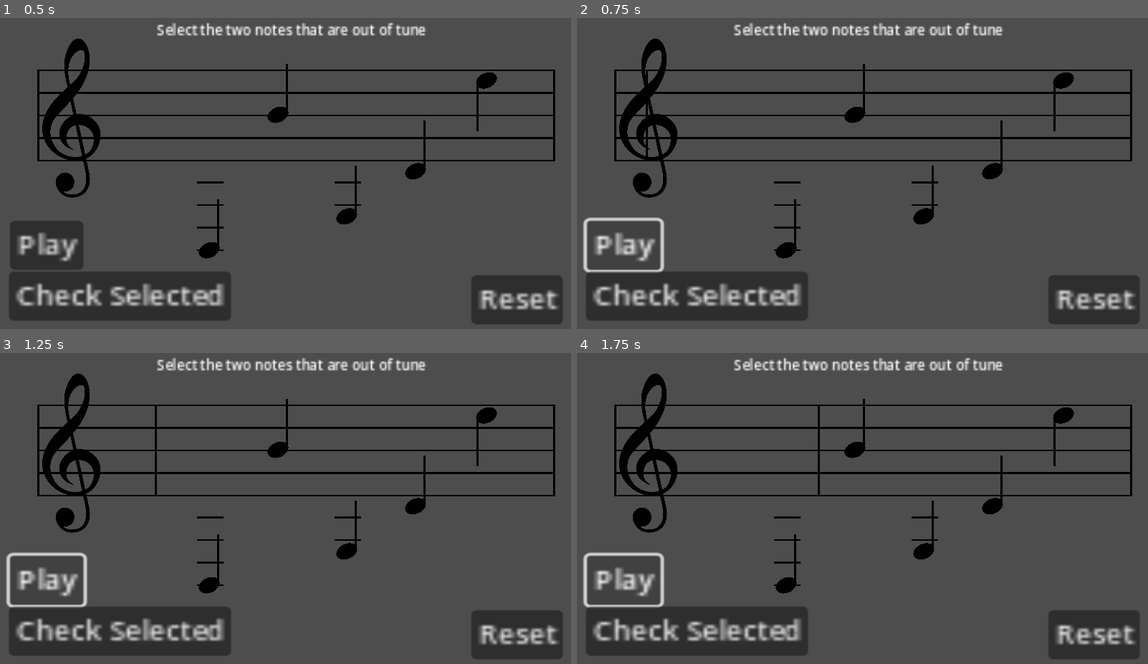
Above: before the commit, frames 1-4 (two rows, left to right).
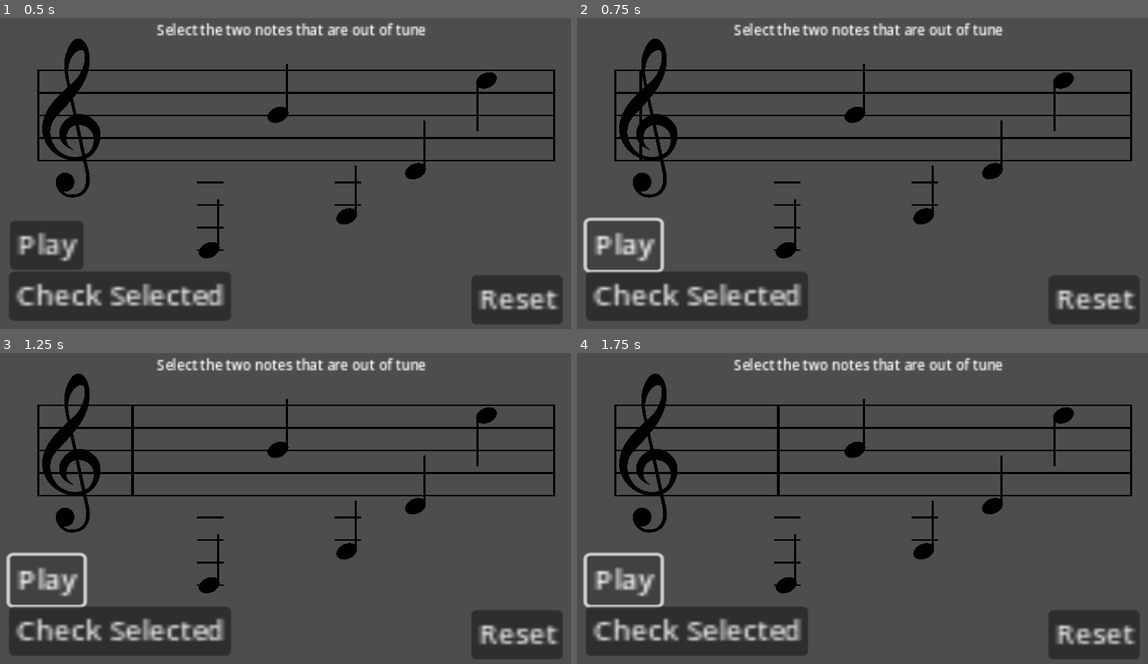
Above: after the commit, the same moments.

Repository: Sniggiho/COMP225-Reluna
Game: Godot game, scene res://Scenes/firstScene.tscn
Two runs of this game, one before a commit and one after it. Both use one fixed random seed, a clock stepped at 60 frames per second and the inputs below.
Inputs:
- Up to frame 1 (0.5 s): no input
- Up to frame 2 (0.75 s): click "Play" at 0.5 s
- Up to frame 3 (1.25 s): no input
- Up to frame 4 (1.75 s): click "Play" at 1.25 s

Frame 1 is identical in both runs. In frame 2, 0.1% of the frame differs, in the area x 10-13%, y 17-46%; in frame 3, 0.2%, in the area x 22-28%, y 17-46%; in frame 4, 0.2%.

Commit message:
BPM controlled playbar (implement later)

Diff:
--- a/Project/Scenes/LevelManager/LevelManager.gd
+++ b/Project/Scenes/LevelManager/LevelManager.gd
@@ -59,6 +59,7 @@
 ##
 var staffGapHeight : float
 
+@export var bpm : int = 120
 
 @onready var _tuneCreatorScene : PackedScene = preload("res://Scenes/TuneCreator/tune_creator.tscn")
 var _tuneCreator : TuneCreator
--- a/Project/Scenes/PlayBar/PlayBar.gd
+++ b/Project/Scenes/PlayBar/PlayBar.gd
@@ -6,7 +6,7 @@
 
 var playing : bool = false
 
-var melodyLengthT : float = 3
+var melodyLengthT : float = (6)*60/120.0/0.8
 
 # Called when the node enters the scene tree for the first time.
 func _ready():
